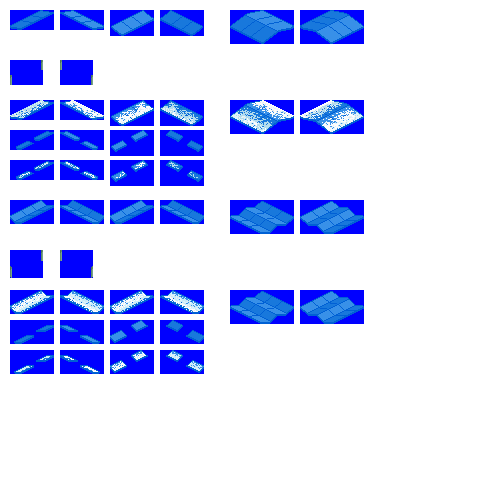
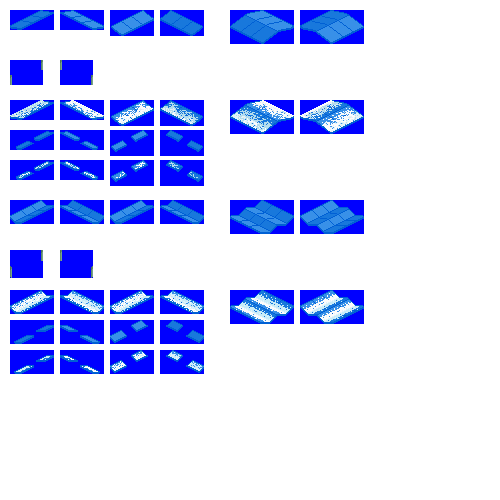
Before/after of a 500px x 500px layered artwork. What changed in the layer stack:
painted on "roofs" over box(235, 200, 359, 322)
